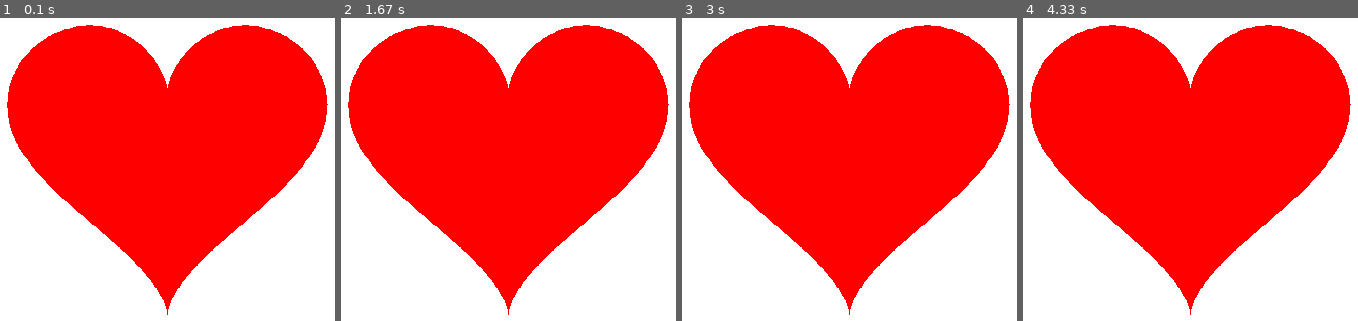
Above: before the commit, frames 1-4 (left to right).
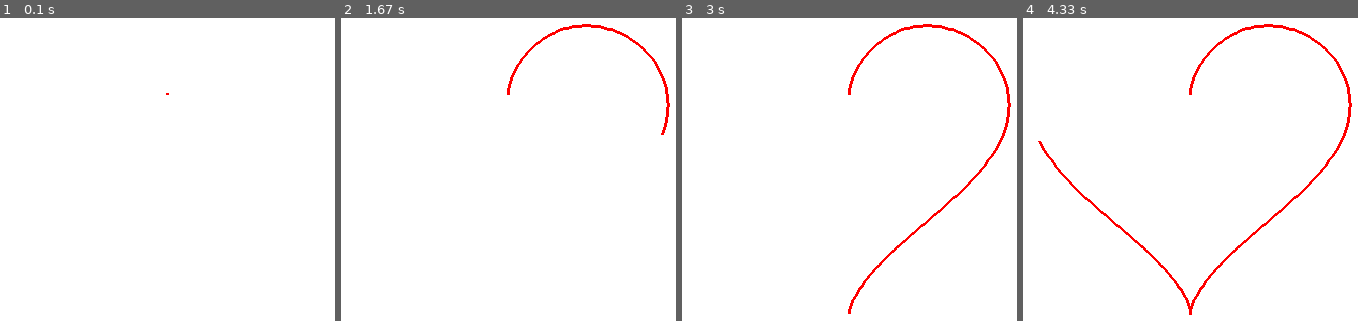
Above: after the commit, the same moments.

Repository: L1F3atbhss/Give_L1F3
Game: pygame game, started from 14.py
Two runs of this game, one before a commit and one after it. Both use one fixed random seed, a clock stepped at 60 frames per second and the inputs below.
Inputs:
- Up to frame 1 (0.1 s): no input
- Up to frame 2 (1.67 s): no input
- Up to frame 3 (3 s): no input
- Up to frame 4 (4.33 s): no input

The runs differ from the first frame. In frame 1, 56% of the frame differs, in the area x 2-98%, y 2-99%; in frame 2, 55%; in frame 3, 55%; in frame 4, 55%.

Commit message:
Update 14.py

Diff:
--- a/14.py
+++ b/14.py
@@ -7,31 +7,44 @@
 # Screen dimensions
 WIDTH, HEIGHT = 500, 500
 screen = pygame.display.set_mode((WIDTH, HEIGHT))
-pygame.display.set_caption("Pygame Heart")
+pygame.display.set_caption("Drawing a Heart")
 
 # Colors
 RED = (255, 0, 0)
 WHITE = (255, 255, 255)
 
 # Heart function using parametric equations
-def draw_heart(surface, x_offset, y_offset, size):
+def get_heart_points(x_offset, y_offset, size):
     points = []
     for t in range(0, 360, 1):  # Loop through angles
         rad = math.radians(t)
         x = int(size * (16 * math.sin(rad) ** 3)) + x_offset
         y = int(size * (13 * math.cos(rad) - 5 * math.cos(2 * rad) - 2 * math.cos(3 * rad) - math.cos(4 * rad))) + y_offset
         points.append((x, HEIGHT - y))  # Flip y-axis to match Pygame's coordinates
+    return points
 
-    pygame.draw.polygon(surface, RED, points)
+# Get heart shape points
+heart_points = get_heart_points(WIDTH // 2, HEIGHT // 2, 10)
 
 # Main loop
 running = True
+drawn_points = []
+clock = pygame.time.Clock()
+index = 0
+
 while running:
     screen.fill(WHITE)
 
-    draw_heart(screen, WIDTH // 2, HEIGHT // 2, 10)  # Draw the heart
+    # Draw the heart gradually
+    if index < len(heart_points):
+        drawn_points.append(heart_points[index])
+        index += 1
 
-    pygame.display.flip()  # Update the screen
+    if len(drawn_points) > 1:
+        pygame.draw.lines(screen, RED, False, drawn_points, 3)
+
+    pygame.display.flip()
+    clock.tick(60)  # Control drawing speed
 
     for event in pygame.event.get():
         if event.type == pygame.QUIT:
